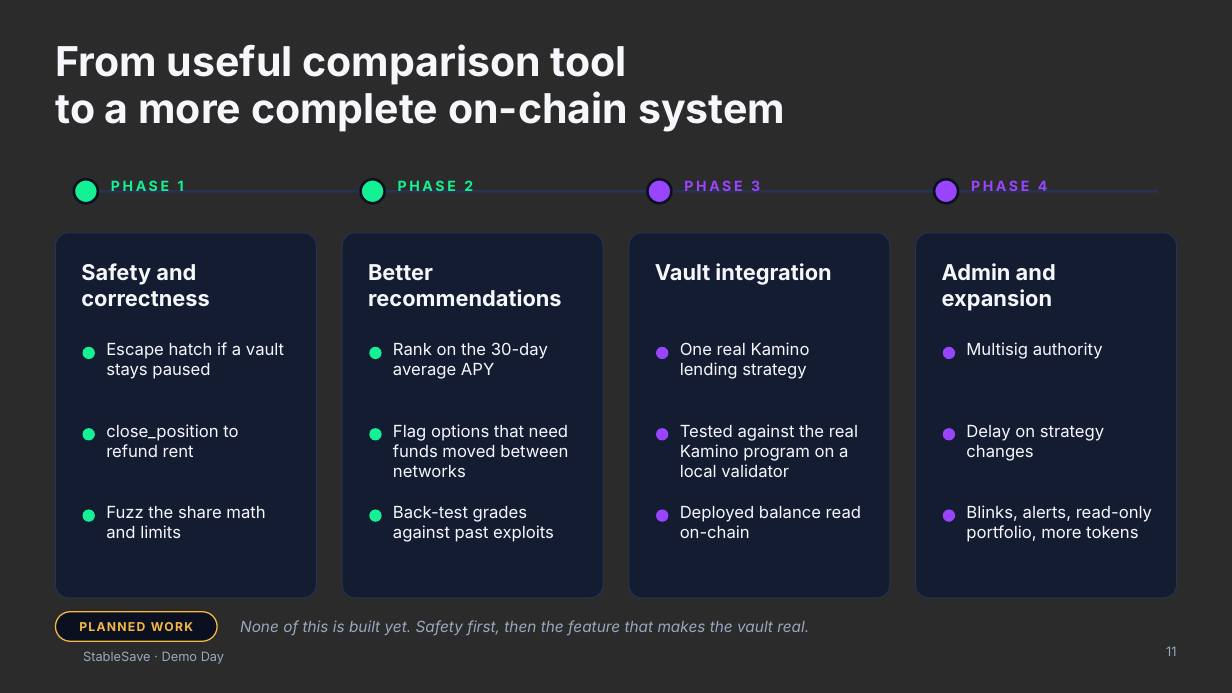
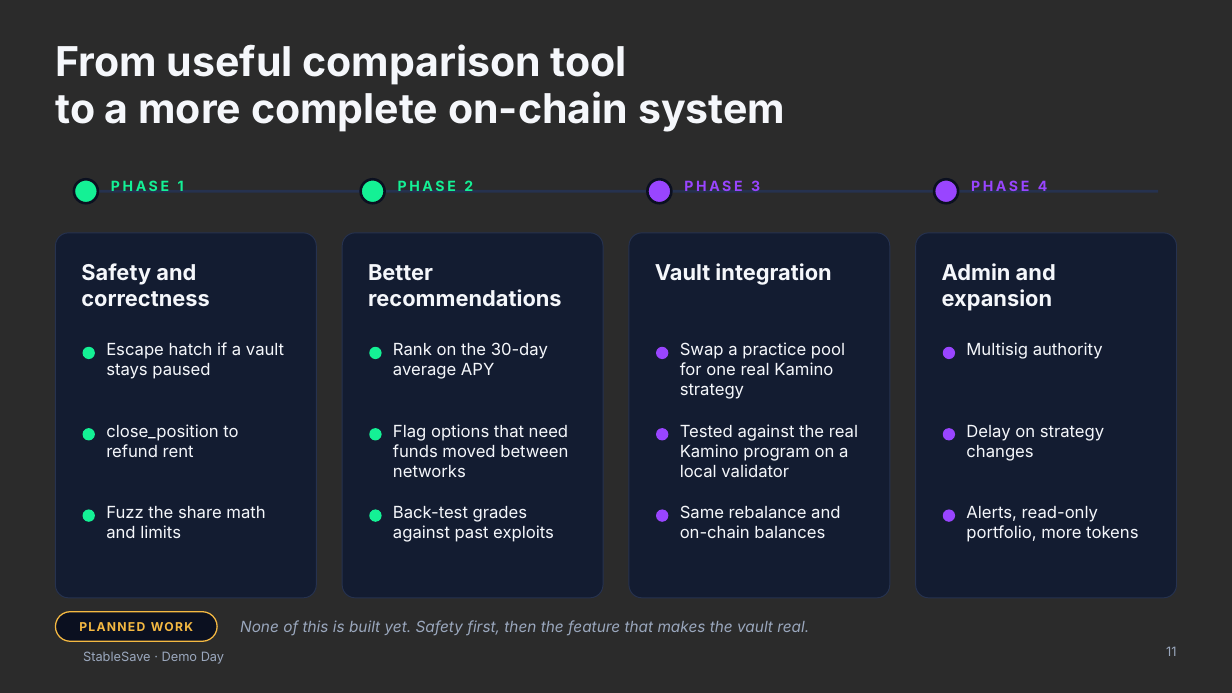
Before and after one commit to Theophilus2003/Stablesaver, a slide deck: slide 11 of presentation/StableSave-Demo-Day.pptx. Drawn at 1232x693 pixels with LibreOffice and Linux fonts; fonts in the diff are those of the drawing; background and template pictures are left out; a plain dark background stands for a picture behind light text. Boxes give left, top, right and bottom in pixels: in the first picture for what was removed or moved away, otherwise in the second. Text is boxed around its words. In the diff, an @@ line names an element or a change of style, - is before the commit and + after.

```diff
--- a/presentation/StableSave-Demo-Day.pptx
+++ b/presentation/StableSave-Demo-Day.pptx
@@ text at (680, 342, 845, 399): text changed @@
-One real Kamino lending strategy
+Swap a practice pool for one real Kamino strategy
@@ text at (680, 505, 840, 538): text changed @@
-Deployed balance read on-chain
+Same rebalance and on-chain balances
@@ text at (966, 506, 1138, 542): text changed @@
-Blinks, alerts, read-only portfolio, more tokens
+Alerts, read-only portfolio, more tokens
```
Also in this commit, not shown: 3 other slides changed, 7 other files.
